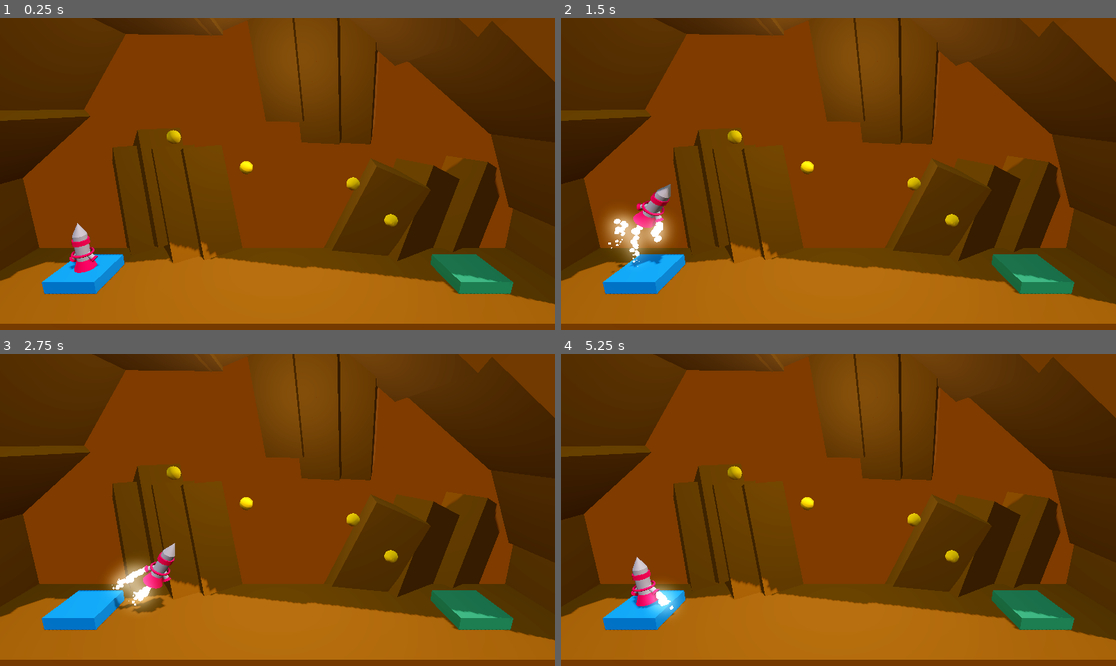
Above: before the commit, frames 1-4 (two rows, left to right).
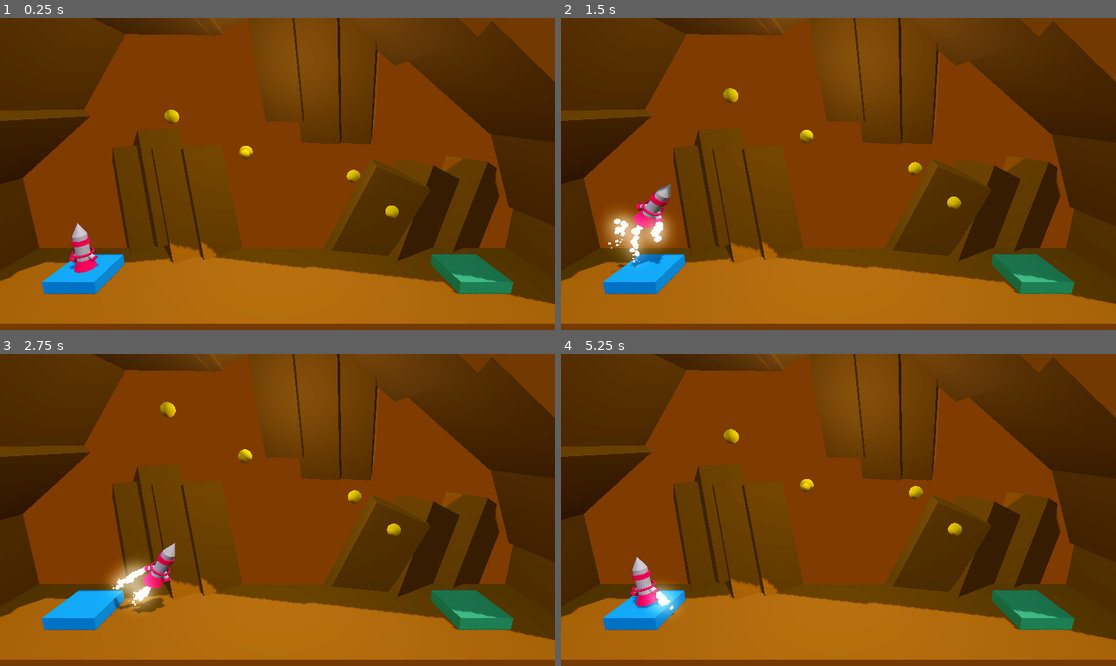
Above: after the commit, the same moments.

Repository: BerkayOzercan/Tutorial-Godot-Project-Boost
Game: Godot game, scene res://Levels/level_1.tscn
Two runs of this game, one before a commit and one after it. Both use one fixed random seed, a clock stepped at 60 frames per second and the inputs below.
Inputs:
- Up to frame 1 (0.25 s): no input
- Up to frame 2 (1.5 s): hold D (rotate_right) 0.53-1.28 s; hold Space (boost) 0.53-1.28 s; hold A (rotate_left) from 1.28 s (still down); tap Space (boost) at 1.35 s
- Up to frame 3 (2.75 s): release A (rotate_left) at 2.03 s; hold D (rotate_right) from 2.03 s (still down); hold Space (boost) from 2.03 s (still down)
- Up to frame 4 (5.25 s): release Space (boost) at 2.78 s; tap Space (boost) at 2.85, 4.35 s; release D (rotate_right) at 3.53 s; hold Space (boost) 3.53-4.28 s; hold A (rotate_left) from 3.53 s (still down); hold Space (boost) from 5.03 s (still down)

The runs differ from the first frame. In frame 1, 0.6% of the frame differs, in the area x 29-72%, y 29-78%; in frame 2, 0.7%; in frame 3, 0.7%, in the area x 28-73%, y 15-78%; in frame 4, 0.7%.

Commit message:
Edit : test score board

Diff:
--- a/Levels/level_1.tscn
+++ b/Levels/level_1.tscn
@@ -1,12 +1,13 @@
-[gd_scene load_steps=11 format=3 uid="uid://cybncl84c58pv"]
+[gd_scene load_steps=12 format=3 uid="uid://cybncl84c58pv"]
 
 [ext_resource type="Material" uid="uid://8drumir7urrx" path="res://Materials/m_brown.tres" id="1_lp6uf"]
 [ext_resource type="Material" uid="uid://cpicv60w187ib" path="res://Materials/m_blue.tres" id="2_uyx5h"]
 [ext_resource type="Material" uid="uid://cqaq8w26ltx78" path="res://Materials/m_green.tres" id="3_l2mo3"]
 [ext_resource type="Script" path="res://Scripts/LandingPad.gd" id="4_x122y"]
 [ext_resource type="PackedScene" uid="uid://dic5jfwahf0yv" path="res://player.tscn" id="5_a3b1i"]
-[ext_resource type="Script" path="res://Scripts/game_manager.gd" id="6_xnned"]
+[ext_resource type="PackedScene" uid="uid://chu5pm26hd7qq" path="res://game_manager.tscn" id="6_u6kuw"]
 [ext_resource type="PackedScene" uid="uid://db7e4qqolwtx4" path="res://astreoid.tscn" id="7_syvkh"]
+[ext_resource type="PackedScene" uid="uid://x0ti221p4gdv" path="res://UI/score_board.tscn" id="8_oh237"]
 
 [sub_resource type="ProceduralSkyMaterial" id="ProceduralSkyMaterial_14uw7"]
 sky_horizon_color = Color(0.64625, 0.65575, 0.67075, 1)
@@ -137,7 +138,6 @@
 size = Vector3(2, 0.5, 2)
 material = ExtResource("2_uyx5h")
 script = ExtResource("4_x122y")
-level_file_path = "res://Levels/level_2.tscn"
 
 [node name="Camera3D" type="Camera3D" parent="."]
 transform = Transform3D(1, 0, 0, 0, 0.970296, 0.241922, 0, -0.241922, 0.970296, 0, 7, 10)
@@ -146,9 +146,9 @@
 [node name="Player" parent="." instance=ExtResource("5_a3b1i")]
 transform = Transform3D(1, 0, 0, 0, 1, 0, 0, 0, 1, -8, 1.5, 0)
 
-[node name="GameManager" type="Node" parent="."]
+[node name="GameManager" parent="." instance=ExtResource("6_u6kuw")]
 unique_name_in_owner = true
-script = ExtResource("6_xnned")
+level_file_path = "res://Levels/level_2.tscn"
 
 [node name="Node3D" parent="." instance=ExtResource("7_syvkh")]
 transform = Transform3D(0.5, 0, 0, 0, 0.5, 0, 0, 0, 0.5, -3.82742, 5.91071, 0)
@@ -161,3 +161,6 @@
 
 [node name="Node3D4" parent="." instance=ExtResource("7_syvkh")]
 transform = Transform3D(0.5, 0, 0, 0, 0.5, 0, 0, 0, 0.5, 4.52633, 2.59524, 0)
+
+[node name="ScoreBoard" parent="." instance=ExtResource("8_oh237")]
+unique_name_in_owner = true
--- a/Levels/level_2.tscn
+++ b/Levels/level_2.tscn
@@ -1,10 +1,12 @@
-[gd_scene load_steps=9 format=3 uid="uid://qbb1a6ukkwy"]
+[gd_scene load_steps=11 format=3 uid="uid://qbb1a6ukkwy"]
 
 [ext_resource type="Material" uid="uid://8drumir7urrx" path="res://Materials/m_brown.tres" id="1_pq0h7"]
 [ext_resource type="Material" uid="uid://cpicv60w187ib" path="res://Materials/m_blue.tres" id="2_4bx5u"]
 [ext_resource type="Material" uid="uid://cqaq8w26ltx78" path="res://Materials/m_green.tres" id="3_yrvdu"]
 [ext_resource type="Script" path="res://Scripts/LandingPad.gd" id="4_3jxm7"]
 [ext_resource type="PackedScene" uid="uid://dic5jfwahf0yv" path="res://player.tscn" id="5_ge0da"]
+[ext_resource type="PackedScene" uid="uid://chu5pm26hd7qq" path="res://game_manager.tscn" id="6_7jyif"]
+[ext_resource type="PackedScene" uid="uid://x0ti221p4gdv" path="res://UI/score_board.tscn" id="7_vsbnt"]
 
 [sub_resource type="ProceduralSkyMaterial" id="ProceduralSkyMaterial_00s08"]
 sky_horizon_color = Color(0.64625, 0.65575, 0.67075, 1)
@@ -141,7 +143,6 @@
 size = Vector3(2, 0.5, 2)
 material = ExtResource("2_4bx5u")
 script = ExtResource("4_3jxm7")
-level_file_path = "res://Levels/level_3.tscn"
 
 [node name="Camera3D" type="Camera3D" parent="."]
 transform = Transform3D(1, 0, 0, 0, 0.970296, 0.241922, 0, -0.241922, 0.970296, 0, 7, 10)
@@ -149,3 +150,10 @@
 
 [node name="Player" parent="." instance=ExtResource("5_ge0da")]
 transform = Transform3D(1, 0, 0, 0, 1, 0, 0, 0, 1, -8, 1.5, 0)
+
+[node name="GameManager" parent="." instance=ExtResource("6_7jyif")]
+unique_name_in_owner = true
+level_file_path = "res://Levels/level_3.tscn"
+
+[node name="ScoreBoard" parent="." instance=ExtResource("7_vsbnt")]
+unique_name_in_owner = true
--- a/Levels/level_3.tscn
+++ b/Levels/level_3.tscn
@@ -1,10 +1,12 @@
-[gd_scene load_steps=9 format=3 uid="uid://qjip6psuver"]
+[gd_scene load_steps=11 format=3 uid="uid://qjip6psuver"]
 
 [ext_resource type="Material" uid="uid://8drumir7urrx" path="res://Materials/m_brown.tres" id="1_gvn3g"]
 [ext_resource type="Material" uid="uid://cpicv60w187ib" path="res://Materials/m_blue.tres" id="2_lk70i"]
 [ext_resource type="Material" uid="uid://cqaq8w26ltx78" path="res://Materials/m_green.tres" id="3_nwt7o"]
 [ext_resource type="Script" path="res://Scripts/LandingPad.gd" id="4_h6hhe"]
 [ext_resource type="PackedScene" uid="uid://dic5jfwahf0yv" path="res://player.tscn" id="5_6klgp"]
+[ext_resource type="PackedScene" uid="uid://chu5pm26hd7qq" path="res://game_manager.tscn" id="6_amphm"]
+[ext_resource type="PackedScene" uid="uid://x0ti221p4gdv" path="res://UI/score_board.tscn" id="7_qc20f"]
 
 [sub_resource type="ProceduralSkyMaterial" id="ProceduralSkyMaterial_jd8p4"]
 sky_horizon_color = Color(0.64625, 0.65575, 0.67075, 1)
@@ -159,7 +161,6 @@
 size = Vector3(2, 0.5, 2)
 material = ExtResource("2_lk70i")
 script = ExtResource("4_h6hhe")
-level_file_path = "res://Levels/level_4.tscn"
 
 [node name="Camera3D" type="Camera3D" parent="."]
 transform = Transform3D(1, 0, 0, 0, 0.970296, 0.241922, 0, -0.241922, 0.970296, 0, 7, 10)
@@ -167,3 +168,10 @@
 
 [node name="Player" parent="." instance=ExtResource("5_6klgp")]
 transform = Transform3D(1, 0, 0, 0, 1, 0, 0, 0, 1, -8, 1.5, 0)
+
+[node name="GameManager" parent="." instance=ExtResource("6_amphm")]
+unique_name_in_owner = true
+level_file_path = "res://Levels/level_4.tscn"
+
+[node name="ScoreBoard" parent="." instance=ExtResource("7_qc20f")]
+unique_name_in_owner = true
--- a/Levels/level_4.tscn
+++ b/Levels/level_4.tscn
@@ -6,6 +6,8 @@
 [ext_resource type="Script" path="res://Scripts/LandingPad.gd" id="4_jxw3h"]
 [ext_resource type="PackedScene" uid="uid://dic5jfwahf0yv" path="res://player.tscn" id="5_3jxqq"]
 [ext_resource type="PackedScene" uid="uid://gi50blwd6am5" path="res://Obstacles/moving_hazard.tscn" id="6_m38wt"]
+[ext_resource type="PackedScene" uid="uid://chu5pm26hd7qq" path="res://game_manager.tscn" id="7_afn50"]
+[ext_resource type="PackedScene" uid="uid://x0ti221p4gdv" path="res://UI/score_board.tscn" id="8_kbglr"]
 
 [sub_resource type="ProceduralSkyMaterial" id="ProceduralSkyMaterial_f1mwb"]
 sky_horizon_color = Color(0.64625, 0.65575, 0.67075, 1)
@@ -154,7 +156,6 @@
 size = Vector3(2, 0.5, 2)
 material = ExtResource("2_a27yo")
 script = ExtResource("4_jxw3h")
-level_file_path = "res://Levels/level_1.tscn"
 
 [node name="Camera3D" type="Camera3D" parent="."]
 transform = Transform3D(1, 0, 0, 0, 0.970296, 0.241922, 0, -0.241922, 0.970296, 0, 7, 10)
@@ -166,3 +167,10 @@
 [node name="MovingHazard" parent="." instance=ExtResource("6_m38wt")]
 destination = Vector3(0, 2, 0)
 duration = 2.0
+
+[node name="GameManager" parent="." instance=ExtResource("7_afn50")]
+unique_name_in_owner = true
+level_file_path = "res://Levels/level_1.tscn"
+
+[node name="ScoreBoard" parent="." instance=ExtResource("8_kbglr")]
+unique_name_in_owner = true
--- a/Scripts/LandingPad.gd
+++ b/Scripts/LandingPad.gd
@@ -1,4 +1 @@
 extends CSGBox3D
-
-
-@export_file("*.tscn") var level_file_path
--- a/Scripts/Player.gd
+++ b/Scripts/Player.gd
@@ -5,6 +5,8 @@
 
 ##Set the torque power value
 @export_range(50.0, 150.0) var torquePower : float = 100.0
+
+@onready var game_manager : Node3D = %"GameManager"
 
 @onready var explosion_audio : AudioStreamPlayer = $"ExplosionAudio"
 @onready var success_audio : AudioStreamPlayer = $"SuccessAudio"
@@ -49,19 +51,15 @@
 func _on_body_entered(body:Node) -> void:
 	if is_transitioning == false:
 		if "Goal" in body.get_groups():
-			_complete_level(body.level_file_path)
+			_complete_level()
+
 		elif "Hazard" in body.get_groups():
 			_crash_sequence()
 
-func _complete_level(next_level: String) -> void:
-	#set_process(false)
+func _complete_level() -> void:
 	set_physics_process(false)
+	game_manager.show_score_board(true)
 	is_transitioning = true
-	var tween = create_tween()
-	tween.tween_interval(1.0)
-	tween.tween_callback(
-		get_tree().change_scene_to_file.bind(next_level)
-	)
 	success_audio.play()
 	success_particle.emitting = true
 
--- /dev/null
+++ b/Scripts/astreoid.gd
@@ -0,0 +1,19 @@
+extends Area3D
+
+@onready var game_manager : Node = %"GameManager"
+
+var rng = RandomNumberGenerator.new()
+
+func _ready() -> void:
+	var random_destination = rng.randf_range(1.0, 3.0)
+	var destination = Vector3(0.0, random_destination, 0.0)
+
+	var tween = create_tween()
+	tween.set_loops()
+	tween.tween_property(self, "global_position", global_position + destination, 1.0)
+	tween.tween_property(self, "global_position", global_position, 1.0)
+
+func _on_body_entered(body:Node3D) -> void:
+	if body.name == "Player":
+		game_manager.add_point(1)
+		queue_free()
--- a/Scripts/game_manager.gd
+++ b/Scripts/game_manager.gd
@@ -1,7 +1,16 @@
-extends Node
+extends Node3D
 
 var game_score : int = 0
+
+@export_file("*.tscn") var level_file_path
+@onready var score_board : Control = %"ScoreBoard"
 
 func add_point(point: int):
 	game_score += point
 	print(game_score)
+
+func  show_score_board(is_show: bool):
+	if is_show == true:
+		score_board.show()
+	else:
+		score_board.hide()
--- /dev/null
+++ b/Scripts/score_board.gd
@@ -0,0 +1,16 @@
+extends Control
+
+@onready var game_manager : Node3D = %"GameManager"
+
+func _ready() -> void:
+	self.hide()
+
+func _on_button_pressed() -> void:
+	var tween = create_tween()
+	tween.tween_interval(0.1)
+	tween.tween_callback(
+		get_tree().change_scene_to_file.bind(game_manager.level_file_path)
+	)
+
+func _on_button_2_pressed() -> void:
+	get_tree().quit()
--- /dev/null
+++ b/UI/score_board.tscn
@@ -0,0 +1,122 @@
+[gd_scene load_steps=6 format=3 uid="uid://x0ti221p4gdv"]
+
+[ext_resource type="Script" path="res://Scripts/score_board.gd" id="1_bfeqi"]
+[ext_resource type="StyleBox" uid="uid://sgocc277j3yk" path="res://UI/score_board_green.tres" id="1_iani6"]
+[ext_resource type="StyleBox" uid="uid://35gwahmcqqcv" path="res://UI/score_board_red.tres" id="2_kf146"]
+
+[sub_resource type="FontFile" id="FontFile_275wx"]
+subpixel_positioning = 0
+msdf_pixel_range = 14
+msdf_size = 128
+cache/0/16/0/ascent = 0.0
+cache/0/16/0/descent = 0.0
+cache/0/16/0/underline_position = 0.0
+cache/0/16/0/underline_thickness = 0.0
+cache/0/16/0/scale = 1.0
+cache/0/16/0/kerning_overrides/16/0 = Vector2(0, 0)
+cache/0/16/0/kerning_overrides/20/0 = Vector2(0, 0)
+cache/0/20/0/ascent = 0.0
+cache/0/20/0/descent = 0.0
+cache/0/20/0/underline_position = 0.0
+cache/0/20/0/underline_thickness = 0.0
+cache/0/20/0/scale = 1.0
+cache/0/20/0/kerning_overrides/16/0 = Vector2(0, 0)
+cache/0/20/0/kerning_overrides/20/0 = Vector2(0, 0)
+
+[sub_resource type="LabelSettings" id="LabelSettings_d1e6g"]
+font = SubResource("FontFile_275wx")
+font_size = 20
+
+[node name="ScoreBoard" type="Control"]
+layout_mode = 3
+anchors_preset = 15
+anchor_right = 1.0
+anchor_bottom = 1.0
+grow_horizontal = 2
+grow_vertical = 2
+script = ExtResource("1_bfeqi")
+
+[node name="ColorRect" type="ColorRect" parent="."]
+layout_mode = 1
+anchors_preset = 8
+anchor_left = 0.5
+anchor_top = 0.5
+anchor_right = 0.5
+anchor_bottom = 0.5
+offset_left = -128.0
+offset_top = -128.0
+offset_right = 128.0
+offset_bottom = 128.0
+grow_horizontal = 2
+grow_vertical = 2
+pivot_offset = Vector2(128, 128)
+color = Color(0.112, 0.208658, 0.149165, 1)
+
+[node name="Collected" type="Label" parent="ColorRect"]
+layout_mode = 1
+anchors_preset = 8
+anchor_left = 0.5
+anchor_top = 0.5
+anchor_right = 0.5
+anchor_bottom = 0.5
+offset_left = -64.0
+offset_top = -68.0
+offset_right = 64.0
+offset_bottom = -33.0
+grow_horizontal = 2
+grow_vertical = 2
+text = "99 Collected"
+label_settings = SubResource("LabelSettings_d1e6g")
+horizontal_alignment = 1
+
+[node name="Collected2" type="Label" parent="ColorRect"]
+layout_mode = 1
+anchors_preset = 8
+anchor_left = 0.5
+anchor_top = 0.5
+anchor_right = 0.5
+anchor_bottom = 0.5
+offset_left = -64.0
+offset_top = -35.0
+offset_right = 64.0
+grow_horizontal = 2
+grow_vertical = 2
+text = "Time: 99.99"
+label_settings = SubResource("LabelSettings_d1e6g")
+horizontal_alignment = 1
+
+[node name="Button" type="Button" parent="ColorRect"]
+layout_mode = 1
+anchors_preset = 8
+anchor_left = 0.5
+anchor_top = 0.5
+anchor_right = 0.5
+anchor_bottom = 0.5
+offset_left = -45.0
+offset_top = 17.0
+offset_right = 45.0
+offset_bottom = 48.0
+grow_horizontal = 2
+grow_vertical = 2
+theme_override_colors/font_color = Color(1, 1, 1, 1)
+theme_override_styles/normal = ExtResource("1_iani6")
+text = "Next Level"
+
+[node name="Button2" type="Button" parent="ColorRect"]
+layout_mode = 1
+anchors_preset = 8
+anchor_left = 0.5
+anchor_top = 0.5
+anchor_right = 0.5
+anchor_bottom = 0.5
+offset_left = -45.0
+offset_top = 63.0
+offset_right = 45.0
+offset_bottom = 94.0
+grow_horizontal = 2
+grow_vertical = 2
+theme_override_styles/normal = ExtResource("2_kf146")
+text = "Quit"
+
+[connection signal="pressed" from="ColorRect/Button" to="." method="_on_button_pressed"]
+[connection signal="pressed" from="ColorRect/Button2" to="." method="_on_button_2_pressed"]
--- /dev/null
+++ b/UI/score_board_green.tres
@@ -0,0 +1,12 @@
+[gd_resource type="StyleBoxFlat" format=3 uid="uid://sgocc277j3yk"]
+
+[resource]
+bg_color = Color(0.548188, 0.848175, 1.15514e-06, 1)
+border_color = Color(0.151851, 0.347059, 0, 1)
+corner_radius_top_left = 8
+corner_radius_top_right = 8
+corner_radius_bottom_right = 8
+corner_radius_bottom_left = 8
+shadow_color = Color(0.196078, 0.196078, 0.196078, 0.223529)
+shadow_size = 2
+shadow_offset = Vector2(0, 2)
--- /dev/null
+++ b/UI/score_board_red.tres
@@ -0,0 +1,12 @@
+[gd_resource type="StyleBoxFlat" format=3 uid="uid://35gwahmcqqcv"]
+
+[resource]
+bg_color = Color(0.960545, 0.369106, 0, 1)
+border_color = Color(0.151851, 0.347059, 0, 1)
+corner_radius_top_left = 8
+corner_radius_top_right = 8
+corner_radius_bottom_right = 8
+corner_radius_bottom_left = 8
+shadow_color = Color(0.196078, 0.196078, 0.196078, 0.223529)
+shadow_size = 2
+shadow_offset = Vector2(0, 2)
--- a/astreoid.gd
+++ /dev/null
@@ -1,8 +0,0 @@
-extends Area3D
-
-@onready var game_manager : Node = %"GameManager"
-
-func _on_body_entered(body:Node3D) -> void:
-	if body.name == "Player":
-		game_manager.add_point(1)
-		queue_free()
--- a/astreoid.tscn
+++ b/astreoid.tscn
@@ -1,6 +1,6 @@
 [gd_scene load_steps=5 format=3 uid="uid://db7e4qqolwtx4"]
 
-[ext_resource type="Script" path="res://astreoid.gd" id="1_os5yj"]
+[ext_resource type="Script" path="res://Scripts/astreoid.gd" id="1_os5yj"]
 [ext_resource type="Material" uid="uid://dbblohdwjvsvd" path="res://Materials/m_yellow.tres" id="1_wx60k"]
 
 [sub_resource type="SphereMesh" id="SphereMesh_4b8og"]
--- /dev/null
+++ b/game_manager.tscn
@@ -0,0 +1,6 @@
+[gd_scene load_steps=2 format=3 uid="uid://chu5pm26hd7qq"]
+
+[ext_resource type="Script" path="res://Scripts/game_manager.gd" id="1_hckpp"]
+
+[node name="GameManager" type="Node3D"]
+script = ExtResource("1_hckpp")
Not shown: 1 places in Levels/level_4.tscn that only renumber resources
Binary file changed: project-icon.png
